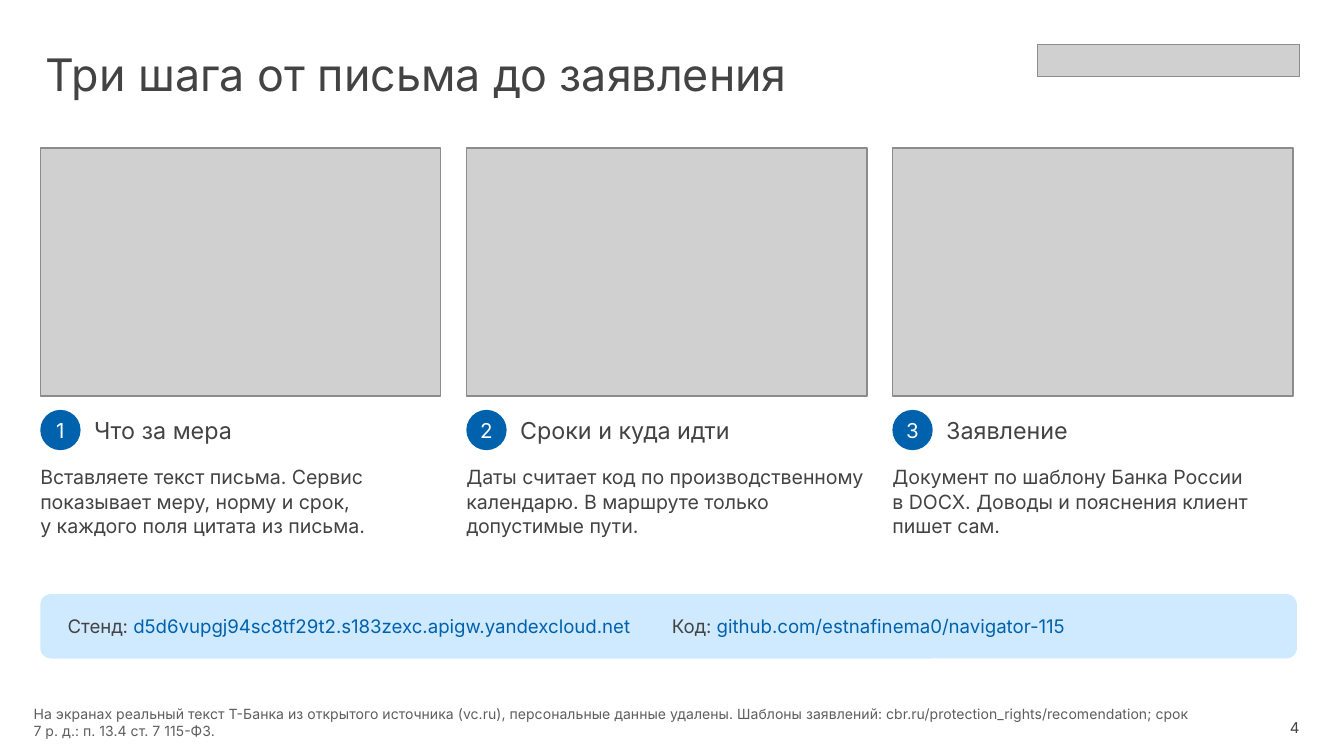
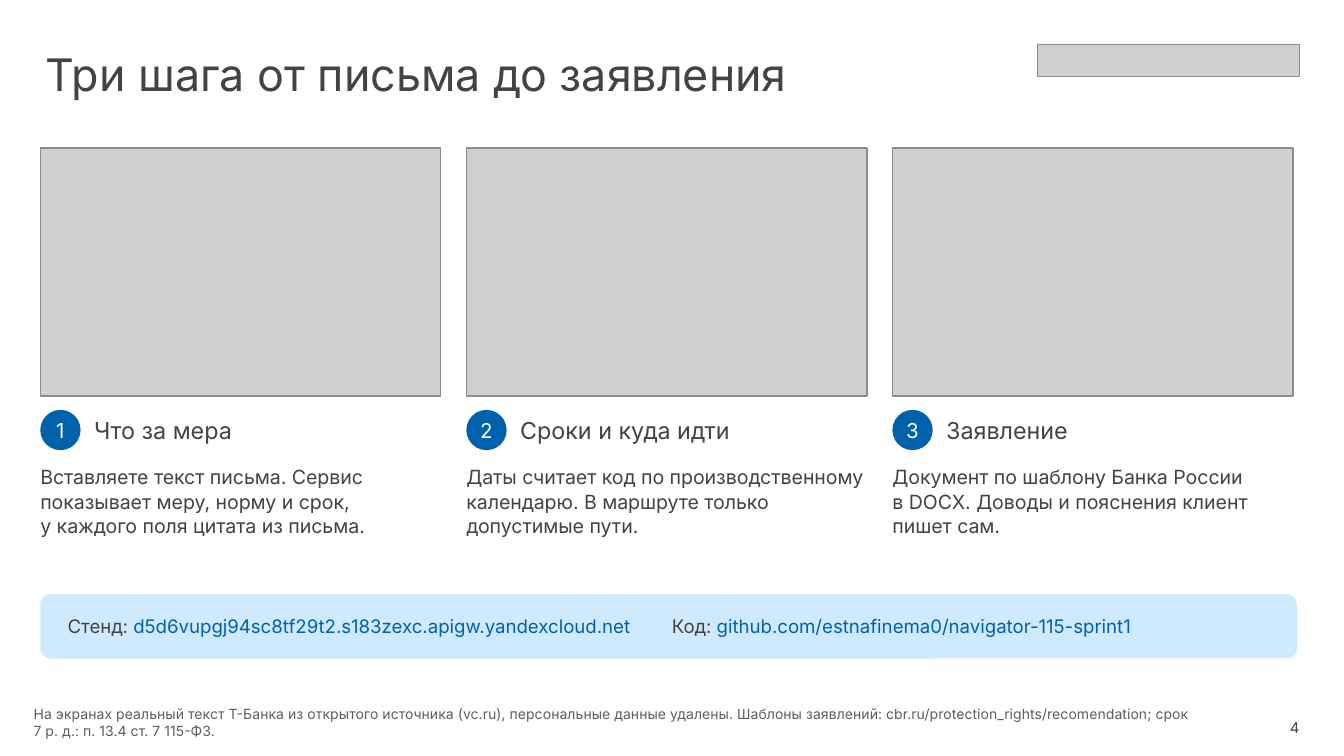
Before and after one commit to estnafinema0/navigator-115-sprint1, a slide deck: slide 5 of deck/sprint1/navigator-115-sprint1-v3.pptx. Drawn at 1344x756 pixels with LibreOffice and Linux fonts; fonts in the diff are those of the drawing; grey boxes stand for pictures. Boxes give left, top, right and bottom in pixels: in the first picture for what was removed or moved away, otherwise in the second. Text is boxed around its words. In the diff, an @@ line names an element or a change of style, - is before the commit and + after.

```diff
--- a/deck/sprint1/navigator-115-sprint1-v3.pptx
+++ b/deck/sprint1/navigator-115-sprint1-v3.pptx
@@ text in rounded rectangle at [68, 618, 1131, 637]: text changed @@
-Стенд: d5d6vupgj94sc8tf29t2.s183zexc.apigw.yandexcloud.net Код: github.com/estnafinema0/navigator-115
+Стенд: d5d6vupgj94sc8tf29t2.s183zexc.apigw.yandexcloud.net Код: github.com/estnafinema0/navigator-115-sprint1
```
Also in this commit, not shown: 2 other files.
